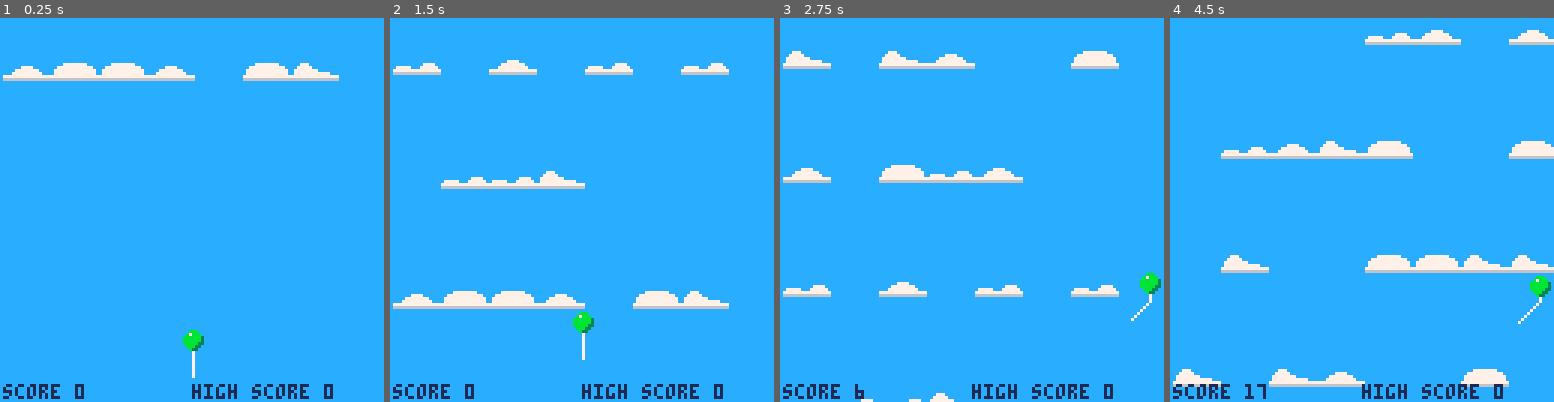
Above: before the commit, frames 1-4 (left to right).
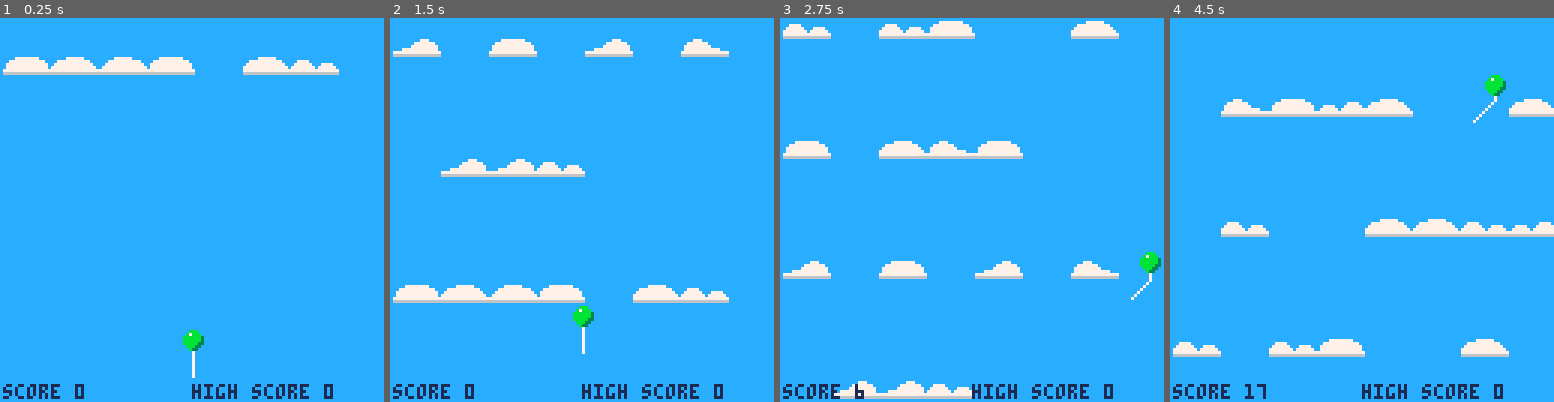
Above: after the commit, the same moments.

Repository: BubDZombie/pico-8-carts
Game: PICO-8 cartridge carts/fly-away.p8
The game is run twice, just before and just after one commit, with the same random seed, the same clock (stepped at 60 frames per second) and the same inputs.
Inputs:
- Up to frame 1 (0.25 s): no input
- Up to frame 2 (1.5 s): tap O (Z key) at 0.7 s
- Up to frame 3 (2.75 s): hold Right 1.6-2.1 s; tap O (Z key) at 1.7, 2.1, 2.5 s; hold Right from 2.47 s (still down)
- Up to frame 4 (4.5 s): tap O (Z key) every 0.4 s from 2.9 to 4.1 s; release Right at 3.03 s; hold Left 3.08-3.58 s; hold Right from 4.02 s (still down)

The runs differ from the first frame. In frame 1, 3.1% of the frame differs, in the area x 0-89%, y 10-17%; in frame 2, 8.1%; in frame 3, 11%; in frame 4, 13%, in the area x 0-100%, y 3-97%.

Commit message:
Fix clipping bug, add title sprites.

Diff:
--- a/carts/fly-away.p8
+++ b/carts/fly-away.p8
@@ -10,8 +10,10 @@
   size=4,
   color=11
 }
+bg_color=12
 close_platforms={}
-clouds={6,8,10,12}
+--clouds={6,8,10,12}
+clouds={22,24,26,28}
 dead_platforms={}
 high_score=dget(0)
 platforms={}
@@ -20,11 +22,16 @@
 platform_h=6
 string={}
 string_length=8
-bg_color=12
 text_color=1
+tick=0
 
 function check_platforms()
-  local close_distance=ball.size + platform_w + platform_h
+  local close_distance=
+    ball.size
+    + platform_w
+    + platform_h
+    + max(ball_speed_x,ball_speed_y)
+    + camera_speed
   close_platforms={}
   dead_platforms={}
   for p in all(platforms) do
@@ -98,10 +105,20 @@
       ball.left_space = space
     end
   end
-  local platform_string=""
-  for p in all(close_platforms) do
-    platform_string..=p.x..","..p.y.." "
-  end
+--  local platform_string=""
+--  for p in all(close_platforms) do
+--    platform_string..=p.x..","..p.y.." "
+--  end
+--  tick+=1
+--  if tick>30 then
+--    tick=0
+--    printh("ball x "..ball.x.." y "..ball.y.." speed x "..ball.speed_x.." speed y "..ball.speed_y.." up "..ball.up_space.." right "..ball.right_space.." down "..ball.down_space.." left "..ball.left_space)
+--    pstr=""
+--    for p in all(close_platforms) do
+--      pstr..=p.x..","..p.y.." "
+--    end
+--    printh(pstr)
+--  end
 end
 
 function move_ball()
@@ -118,12 +135,16 @@
   elseif ball.speed_x < 0 then
     ball.speed_x+=accel_x
   end
+
+  check_space()
   if ball.speed_x < 0 then
     if ball.left_space > ball.speed_x * -1 then
       ball.x+=ball.speed_x
+      --printh("move ball "..ball.speed_x.." left")
     else
       ball.x-=ball.left_space
       ball.speed_x=0
+      --printh("move ball "..ball.left_space.." left")
     end
   elseif ball.speed_x > 0 then
     if ball.right_space > ball.speed_x then
@@ -133,6 +154,8 @@
       ball.speed_x=0
     end
   end
+
+  check_space()
   if ball.up_space >= ball.speed_y then
     ball.y -= ball.speed_y
   else
@@ -163,6 +186,7 @@
 end
 
 function drop()
+  check_space()
   drop_speed=flr(camera_speed+camera_speed_delta)
   if ball.up_space < drop_speed
       and ball.y > ball.size then
@@ -193,11 +217,15 @@
     full=128/platform_w
     for x = 1, 128, platform_w do
       if rnd(platform_chance) > spread then
-      --if rnd(256) > spread then
+        mirror=false
+        if rnd() > 0.5 then
+          mirror=true
+        end
         new={
           x=x,
-          y=1,
-          cloud=rnd(clouds)
+          y=-1,
+          cloud=rnd(clouds),
+          mirror=mirror
         }
         add(platforms,new)
         add(newbies,new)
@@ -279,7 +307,7 @@
 --      p.y+platform_h,
 --      platform_color
 --    )
-    spr(p.cloud,p.x,p.y,2,1)
+    spr(p.cloud,p.x,p.y,2,1,p.mirror)
   end
   print("score "..score,1,122,text_color)
   print("high score "..high_score,64,122,text_color)
@@ -303,9 +331,7 @@
 function _update()
   if ball.alive then
     check_platforms()
-    check_space()
     move_ball()
-    check_space()
     drop()
     move_string()
     add_platforms()
@@ -317,6 +343,16 @@
 
 function _draw()
   rectfill(0,0,128,128,bg_color)
+--  for x=0,120,8 do
+--    spr(5,x,0)
+--    spr(5,x,8)
+--    spr(5,x,16)
+--    spr(5,x,24)
+--    spr(21,x,32)
+--    spr(21,x,40)
+--    spr(21,x,48)
+--    spr(21,x,56)
+--  end
   if ball.alive then
     draw_game()
   else
Not shown, changed: 141 lines of the sprite sheet (__gfx__) section of carts/fly-away.p8
